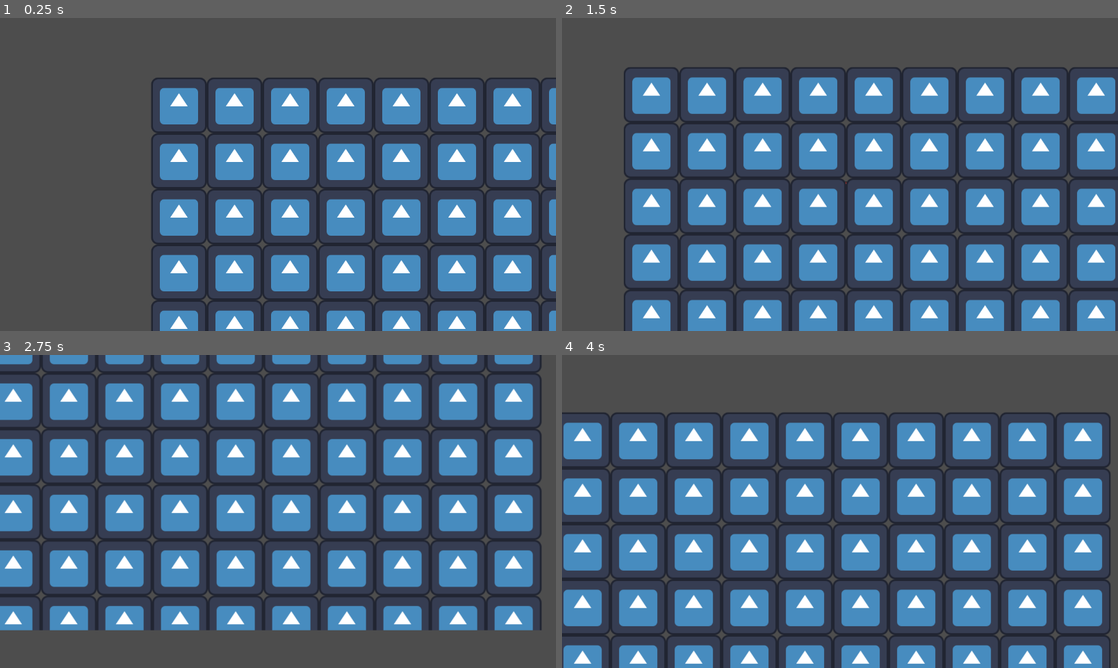
Above: before the commit, frames 1-4 (two rows, left to right).
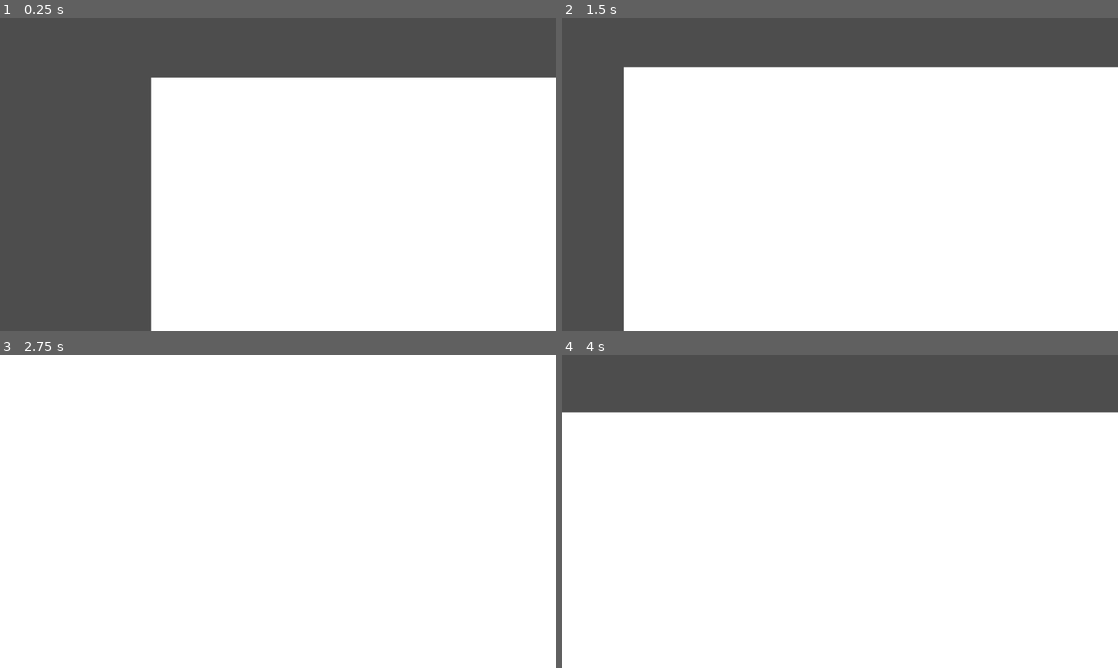
Above: after the commit, the same moments.

Repository: ThoX3/gambos
Game: Godot game, scene res://scene/main.tscn
The game is run twice, just before and just after one commit, with the same random seed, the same clock (stepped at 60 frames per second) and the same inputs. The engine's default icon, where the game draws it, is replaced by a stand-in: a white triangle on a blue panel in a dark square.
Inputs:
- Up to frame 1 (0.25 s): no input
- Up to frame 2 (1.5 s): tap Enter at 0.5 s; hold D (move_right) 0.53-1.28 s; hold S (move_down) from 1.28 s (still down)
- Up to frame 3 (2.75 s): release S (move_down) at 2.03 s; hold D (move_right) from 2.03 s (still down)
- Up to frame 4 (4 s): release D (move_right) at 2.78 s; hold W (move_up) 2.78-3.53 s; hold A (move_left) from 3.53 s (still down)

The runs differ from the first frame. In frame 1, 57% of the frame differs, in the area x 27-100%, y 18-100%; in frame 2, 73%; in frame 3, 97%, in the area x 0-100%, y 0-100%; in frame 4, 79%.

Commit message:
Feat: map1 file

Diff:
--- a/GODOTProj/scene/main.tscn
+++ b/GODOTProj/scene/main.tscn
@@ -1,17 +1,7 @@
 [gd_scene format=3 uid="uid://ba05sh5m0lvdi"]
 
-[ext_resource type="PackedScene" uid="uid://d3fsod54u517y" path="res://scene/player/player.tscn" id="1_itxqv"]
-[ext_resource type="Texture2D" uid="uid://ctcl7je6y7ffm" path="res://icon.svg" id="2_v0l8b"]
+[ext_resource type="PackedScene" uid="uid://b74kar3aieo7v" path="res://scene/maps/map_1.tscn" id="1_itxqv"]
 
 [node name="Main" type="Node2D" unique_id=1767589913]
 
-[node name="Map1" type="Node2D" parent="." unique_id=388306378]
-
-[node name="Player" parent="Map1" unique_id=1617224567 instance=ExtResource("1_itxqv")]
-position = Vector2(292, 223)
-
-[node name="TextureRect" type="TextureRect" parent="Map1" unique_id=157498310]
-offset_right = 1280.0
-offset_bottom = 720.0
-texture = ExtResource("2_v0l8b")
-stretch_mode = 1
+[node name="Map1" parent="." unique_id=300879186 instance=ExtResource("1_itxqv")]
--- /dev/null
+++ b/GODOTProj/scene/maps/base_map.gd
@@ -0,0 +1,118 @@
+extends Node2D
+class_name BaseMap
+
+# Map settings
+@export_group("Map settings")
+@export var map_name: String = "Unknown Zone"
+@export var map_music: AudioStream
+
+# Limits and looping
+@export_group("Limits")
+## If true, creates invisible walls and locks the camera.
+@export var has_hard_borders: bool = true
+## The size of the playable area in pixels.
+@export var map_size: Vector2 = Vector2(4000, 4000)
+
+@export_group("Looping")
+## Warps the player to the other side when crossing horizontal bounds.
+@export var loop_horizontally: bool = false
+## Warps the player to the other side when crossing vertical bounds.
+@export var loop_vertically: bool = false
+
+# Internal references
+var player: CharacterBody2D
+var camera: Camera2D
+
+func _ready():
+	# 1. Play the specific music for this map
+	if map_music and has_node("MusicPlayer"):
+		$MusicPlayer.stream = map_music
+		$MusicPlayer.play()
+
+	# 2. Wait for the end of the frame to ensure the Player is fully loaded
+	call_deferred("_initialize_map")
+
+func _initialize_map():
+	# Find the player using Godot's Group system
+	player = get_tree().get_first_node_in_group("player")
+
+	if player:
+		# Search the player's children for the Camera2D
+		for child in player.get_children():
+			if child is Camera2D:
+				camera = child
+				break
+
+	# Setup the map logic based on export toggles
+	if has_hard_borders:
+		setup_borders()
+
+func setup_borders():
+	# --- 1. Set Camera Limits ---
+	if camera:
+		camera.limit_left = 0
+		camera.limit_top = 0
+		camera.limit_right = int(map_size.x)
+		camera.limit_bottom = int(map_size.y)
+		camera.limit_smoothed = true
+
+	# --- 2. Generate Physics Walls ---
+	# Instead of manually drawing collision boxes, we generate them via code!
+	var border_body = StaticBody2D.new()
+	border_body.name = "GeneratedBorders"
+	add_child(border_body)
+
+	var wall_thickness = 100
+
+	# Helper function to create a wall
+	var create_wall = func(pos: Vector2, extents: Vector2):
+		var shape = CollisionShape2D.new()
+		var rect = RectangleShape2D.new()
+		rect.size = extents
+		shape.shape = rect
+		shape.position = pos
+		border_body.add_child(shape)
+
+	# Top Wall
+	create_wall.call(Vector2(map_size.x / 2, -wall_thickness / 2), Vector2(map_size.x, wall_thickness))
+	# Bottom Wall
+	create_wall.call(Vector2(map_size.x / 2, map_size.y + wall_thickness / 2), Vector2(map_size.x, wall_thickness))
+	# Left Wall
+	create_wall.call(Vector2(-wall_thickness / 2, map_size.y / 2), Vector2(wall_thickness, map_size.y + wall_thickness * 2))
+	# Right Wall
+	create_wall.call(Vector2(map_size.x + wall_thickness / 2, map_size.y / 2), Vector2(wall_thickness, map_size.y + wall_thickness * 2))
+
+func _physics_process(_delta):
+	# If we are looping, constantly check the player's position
+	if player and (loop_horizontally or loop_vertically):
+		handle_looping()
+
+func handle_looping():
+	var pos = player.global_position
+	var did_warp = false
+
+	# Pac-Man style screen wrapping
+	if loop_horizontally:
+		if pos.x < 0:
+			pos.x += map_size.x
+			did_warp = true
+		elif pos.x > map_size.x:
+			pos.x -= map_size.x
+			did_warp = true
+
+	if loop_vertically:
+		if pos.y < 0:
+			pos.y += map_size.y
+			did_warp = true
+		elif pos.y > map_size.y:
+			pos.y -= map_size.y
+			did_warp = true
+
+	# Apply the warp
+	if did_warp:
+		player.global_position = pos
+
+		# CRITICAL: Reset the camera smoothing so it snaps instantly
+		# Otherwise, the camera will quickly slide across the entire map
+		if camera:
+			camera.reset_smoothing()
--- /dev/null
+++ b/GODOTProj/scene/maps/base_map.tscn
@@ -0,0 +1,18 @@
+[gd_scene format=3 uid="uid://byt6v0d8cx5y8"]
+
+[ext_resource type="Script" uid="uid://bflm33qvv7r7u" path="res://scene/maps/base_map.gd" id="1_l25f6"]
+
+[node name="BaseMap" type="Node2D" unique_id=432367283]
+script = ExtResource("1_l25f6")
+
+[node name="Background" type="TextureRect" parent="." unique_id=1600340743]
+offset_right = 40.0
+offset_bottom = 40.0
+
+[node name="Environment" type="TileMapLayer" parent="." unique_id=400006671]
+
+[node name="Obstacles" type="Node2D" parent="." unique_id=2006341987]
+
+[node name="Audio" type="AudioStreamPlayer2D" parent="." unique_id=1151205714]
+
+[node name="CameraLimits" type="Node2D" parent="." unique_id=26522366]
--- /dev/null
+++ b/GODOTProj/scene/maps/map_1.tscn
@@ -0,0 +1,12 @@
+[gd_scene format=3 uid="uid://b74kar3aieo7v"]
+
+[ext_resource type="PackedScene" uid="uid://d3fsod54u517y" path="res://scene/player/player.tscn" id="1_3krmt"]
+
+[node name="Map1" type="Node2D" unique_id=300879186]
+
+[node name="Player" parent="." unique_id=1617224567 instance=ExtResource("1_3krmt")]
+position = Vector2(292, 223)
+
+[node name="MapLimits" type="ColorRect" parent="." unique_id=1668189702]
+offset_right = 4000.0
+offset_bottom = 4000.0
Not shown, added: GODOTProj/scene/maps/base_map.gd.uid
